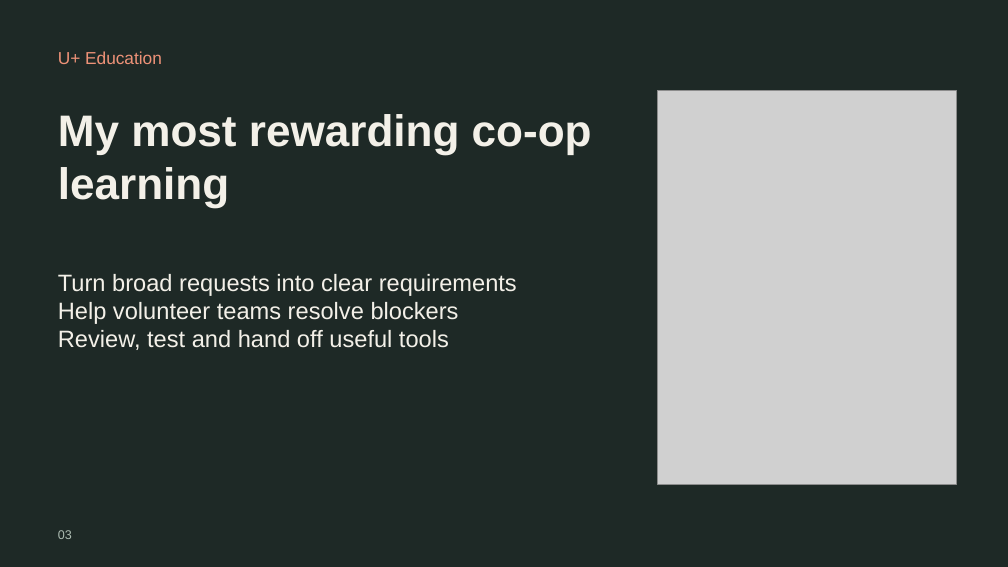
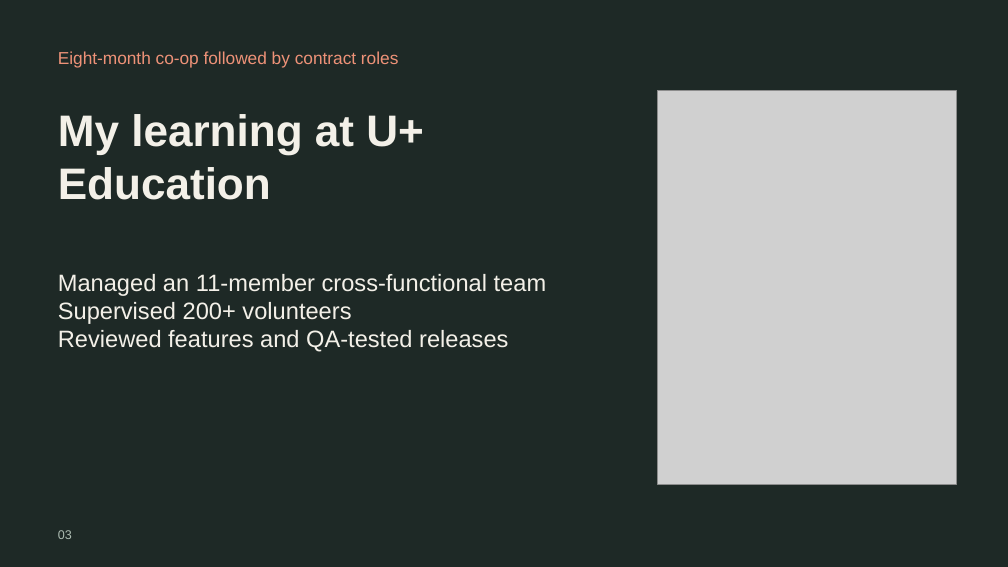
Before and after one commit to mjumair7/UmairJibran-ePortfolio, a slide deck: slide 3 of assets/About-Me.pptx. Drawn at 1008x567 pixels with LibreOffice and Linux fonts; fonts in the diff are those of the drawing; grey boxes stand for pictures. Boxes give left, top, right and bottom in pixels: in the first picture for what was removed or moved away, otherwise in the second. Text is boxed around its words. In the diff, an @@ line names an element or a change of style, - is before the commit and + after.

```diff
--- a/assets/About-Me.pptx
+++ b/assets/About-Me.pptx
@@ text at bbox=[58, 51, 398, 68]: text changed @@
-U+ Education
+Eight-month co-op followed by contract roles
@@ text at bbox=[58, 114, 424, 200]: text changed @@
-My most rewarding co-op learning
+My learning at U+ Education
@@ text at bbox=[58, 274, 547, 352]: text changed @@
-Turn broad requests into clear requirements
-Help volunteer teams resolve blockers
-Review, test and hand off useful tools
+Managed an 11-member cross-functional team
+Supervised 200+ volunteers
+Reviewed features and QA-tested releases
```
Also in this commit, not shown: 4 other slides changed, 2 slides added, 2 slides removed, 6 other files.
